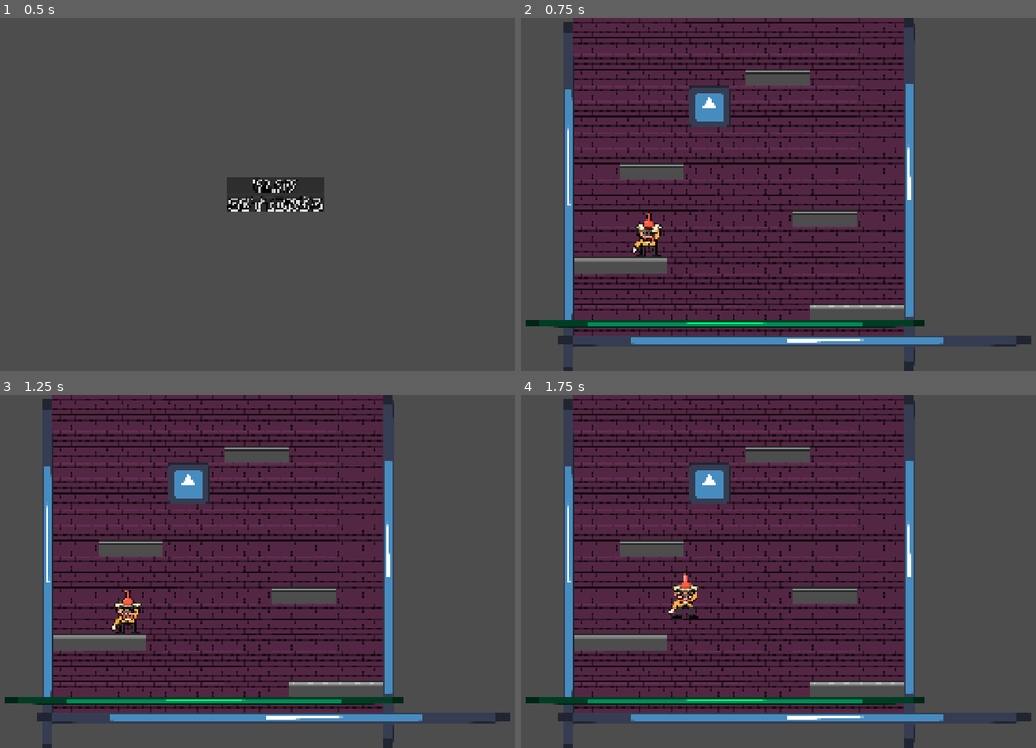
Above: before the commit, frames 1-4 (two rows, left to right).
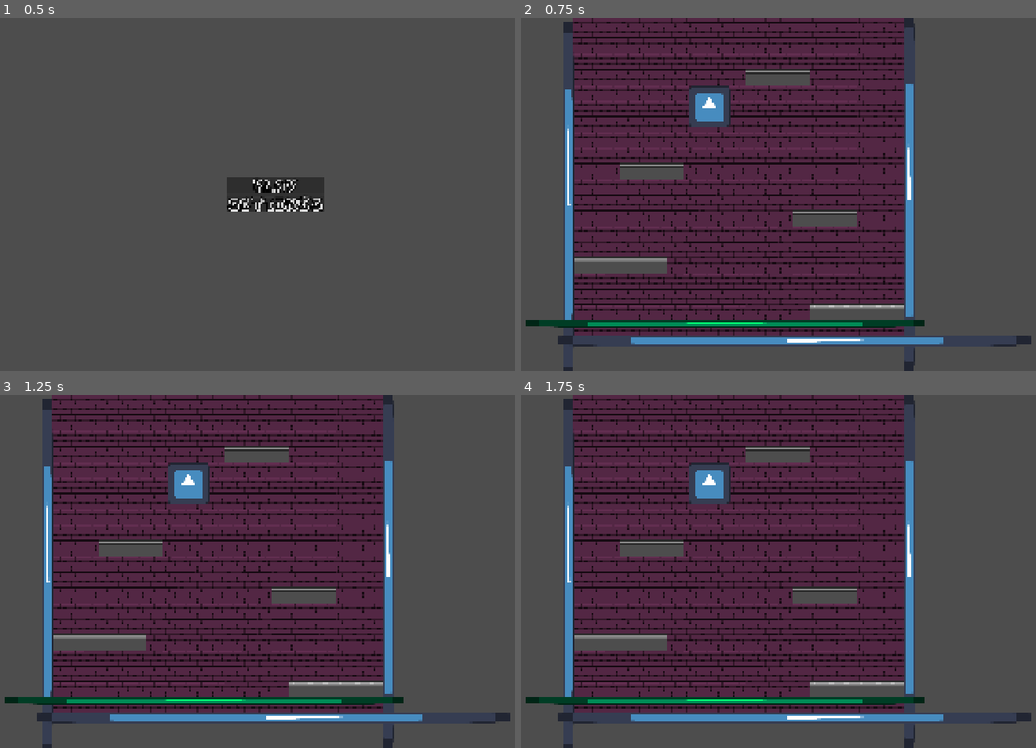
Above: after the commit, the same moments.

Repository: mokoszerosy/giera-dzamik-v4
Game: Godot game, scene res://scenes/main_menu.tscn
The game is run twice, just before and just after one commit, with the same random seed, the same clock (stepped at 60 frames per second) and the same inputs. The engine's default icon, where the game draws it, is replaced by a stand-in: a white triangle on a blue panel in a dark square.
Inputs:
- Up to frame 1 (0.5 s): no input
- Up to frame 2 (0.75 s): click "Play" at 0.5 s
- Up to frame 3 (1.25 s): no input
- Up to frame 4 (1.75 s): tap Enter at 1.25 s; hold Right (move_right) from 1.28 s (still down); tap Space (jump) at 1.52 s

Frame 1 is identical in both runs. In frame 2, 0.4% of the frame differs, in the area x 21-28%, y 54-68%; in frame 3, 0.4%; in frame 4, 0.4%.

Commit message:
animacja biegania

Diff:
--- a/gieranadzamik4/scenes/player.tscn
+++ b/gieranadzamik4/scenes/player.tscn
@@ -1,30 +1,42 @@
 [gd_scene format=3 uid="uid://s31bky5a7fdn"]
 
 [ext_resource type="Script" uid="uid://ddc4isdta31wu" path="res://scripts/player.gd" id="1_3vyb7"]
-[ext_resource type="Texture2D" uid="uid://qt73w5up3730" path="res://assets/sprites/player/idleplayeranimation/idlekelner0000.png" id="2_ke2ow"]
-[ext_resource type="Texture2D" uid="uid://dgo711d34nnip" path="res://assets/sprites/player/idleplayeranimation/idlekelner0001.png" id="3_ujl30"]
-[ext_resource type="Texture2D" uid="uid://3hvsw4katopa" path="res://assets/sprites/player/idleplayeranimation/idlekelner0002.png" id="4_31cv2"]
-[ext_resource type="Texture2D" uid="uid://cp2by61xl4i0o" path="res://assets/sprites/player/idleplayeranimation/idlekelner0003.png" id="5_pf23h"]
-[ext_resource type="Texture2D" uid="uid://21ghwf0je8d7" path="res://assets/sprites/player/idleplayeranimation/idlekelner0004.png" id="6_dt7fs"]
-[ext_resource type="Texture2D" uid="uid://flefbgy6bo8r" path="res://assets/sprites/player/idleplayeranimation/idlekelner0005.png" id="7_wqfne"]
-[ext_resource type="Texture2D" uid="uid://gf0t0n663jku" path="res://assets/sprites/player/idleplayeranimation/idlekelner0006.png" id="8_wnwbv"]
-[ext_resource type="Texture2D" uid="uid://cla2samad1q2o" path="res://assets/sprites/player/idleplayeranimation/idlekelner0007.png" id="9_gl8cc"]
-[ext_resource type="Texture2D" uid="uid://dq3kcxsr2q28y" path="res://assets/sprites/player/idleplayeranimation/idlekelner0008.png" id="10_487ah"]
-[ext_resource type="Texture2D" uid="uid://d241aqrrk5sv4" path="res://assets/sprites/player/idleplayeranimation/idlekelner0009.png" id="11_md1ol"]
-[ext_resource type="Texture2D" uid="uid://dxis0rayxpfvr" path="res://assets/sprites/player/idleplayeranimation/idlekelner0010.png" id="12_bj30b"]
-[ext_resource type="Texture2D" uid="uid://y53psgrrald1" path="res://assets/sprites/player/idleplayeranimation/idlekelner0011.png" id="13_jc3p3"]
-[ext_resource type="Texture2D" uid="uid://gwope3e0be6t" path="res://assets/sprites/player/idleplayeranimation/idlekelner0012.png" id="14_hax0n"]
-[ext_resource type="Texture2D" uid="uid://d2ejpm5yghawi" path="res://assets/sprites/player/idleplayeranimation/idlekelner0013.png" id="15_t4otl"]
-[ext_resource type="Texture2D" uid="uid://di7p8hf0iolra" path="res://assets/sprites/player/idleplayeranimation/idlekelner0014.png" id="16_j2b1d"]
-[ext_resource type="Texture2D" uid="uid://x4ty6p556db0" path="res://assets/sprites/player/idleplayeranimation/idlekelner0015.png" id="17_cs1tg"]
-[ext_resource type="Texture2D" uid="uid://c1oi84tibfybe" path="res://assets/sprites/player/idleplayeranimation/idlekelner0016.png" id="18_2dvfe"]
-[ext_resource type="Texture2D" uid="uid://ctnpornboftdm" path="res://assets/sprites/player/idleplayeranimation/idlekelner0017.png" id="19_giy8y"]
-[ext_resource type="Texture2D" uid="uid://d3roj8onhwcw7" path="res://assets/sprites/player/idleplayeranimation/idlekelner0018.png" id="20_fdfoy"]
-[ext_resource type="Texture2D" uid="uid://mcwttv3rdsqr" path="res://assets/sprites/player/idleplayeranimation/idlekelner0019.png" id="21_hhpqf"]
-[ext_resource type="Texture2D" uid="uid://kct34uigk5xg" path="res://assets/sprites/player/idleplayeranimation/idlekelner0020.png" id="22_g5jhy"]
-[ext_resource type="Texture2D" uid="uid://os48y2yaqei3" path="res://assets/sprites/player/idleplayeranimation/idlekelner0021.png" id="23_holxr"]
-[ext_resource type="Texture2D" uid="uid://bxp8swv4jbcvq" path="res://assets/sprites/player/idleplayeranimation/idlekelner0022.png" id="24_mx1m4"]
-[ext_resource type="Texture2D" uid="uid://h2cmlfa1l158" path="res://assets/sprites/player/idleplayeranimation/idlekelner0023.png" id="25_4gjji"]
+[ext_resource type="Texture2D" uid="uid://bg3m1u5gjyhqp" path="res://assets/sprites/player/playeranimations/idleplayernew/idlekelner0000.png" id="2_ke2ow"]
+[ext_resource type="Texture2D" uid="uid://b5mcp7wig1v1b" path="res://assets/sprites/player/playeranimations/idleplayernew/idlekelner0001.png" id="3_ujl30"]
+[ext_resource type="Texture2D" uid="uid://dopfqk8vvwe5d" path="res://assets/sprites/player/playeranimations/idleplayernew/idlekelner0002.png" id="4_31cv2"]
+[ext_resource type="Texture2D" uid="uid://crekumq7fhutk" path="res://assets/sprites/player/playeranimations/idleplayernew/idlekelner0003.png" id="5_pf23h"]
+[ext_resource type="Texture2D" uid="uid://bo1ru1fqpyv2c" path="res://assets/sprites/player/playeranimations/idleplayernew/idlekelner0004.png" id="6_dt7fs"]
+[ext_resource type="Texture2D" uid="uid://cni1nhoako5cq" path="res://assets/sprites/player/playeranimations/idleplayernew/idlekelner0005.png" id="7_wqfne"]
+[ext_resource type="Texture2D" uid="uid://dpfqhixcl53ra" path="res://assets/sprites/player/playeranimations/idleplayernew/idlekelner0006.png" id="8_wnwbv"]
+[ext_resource type="Texture2D" uid="uid://kyf542bu5jpn" path="res://assets/sprites/player/playeranimations/idleplayernew/idlekelner0007.png" id="9_gl8cc"]
+[ext_resource type="Texture2D" uid="uid://brqlmvba8j6m5" path="res://assets/sprites/player/playeranimations/idleplayernew/idlekelner0008.png" id="10_487ah"]
+[ext_resource type="Texture2D" uid="uid://dwo1lj072f5m5" path="res://assets/sprites/player/playeranimations/idleplayernew/idlekelner0009.png" id="11_md1ol"]
+[ext_resource type="Texture2D" uid="uid://fwutqeitn6v3" path="res://assets/sprites/player/playeranimations/idleplayernew/idlekelner0010.png" id="12_bj30b"]
+[ext_resource type="Texture2D" uid="uid://71gcn7l238bb" path="res://assets/sprites/player/playeranimations/idleplayernew/idlekelner0011.png" id="13_jc3p3"]
+[ext_resource type="Texture2D" uid="uid://buqpgo32tfwtm" path="res://assets/sprites/player/playeranimations/idleplayernew/idlekelner0012.png" id="14_hax0n"]
+[ext_resource type="Texture2D" uid="uid://6apm1ekqgn1" path="res://assets/sprites/player/playeranimations/idleplayernew/idlekelner0013.png" id="15_t4otl"]
+[ext_resource type="Texture2D" uid="uid://c1k2ig6p5ow2f" path="res://assets/sprites/player/playeranimations/idleplayernew/idlekelner0014.png" id="16_j2b1d"]
+[ext_resource type="Texture2D" uid="uid://cn4nv4m062f7r" path="res://assets/sprites/player/playeranimations/idleplayernew/idlekelner0015.png" id="17_cs1tg"]
+[ext_resource type="Texture2D" uid="uid://bal1cstjycxh7" path="res://assets/sprites/player/playeranimations/idleplayernew/idlekelner0016.png" id="18_2dvfe"]
+[ext_resource type="Texture2D" uid="uid://8arlak7bnwbp" path="res://assets/sprites/player/playeranimations/idleplayernew/idlekelner0017.png" id="19_giy8y"]
+[ext_resource type="Texture2D" uid="uid://d218fo5e0kq7y" path="res://assets/sprites/player/playeranimations/idleplayernew/idlekelner0018.png" id="20_fdfoy"]
+[ext_resource type="Texture2D" uid="uid://doerbex12hmd0" path="res://assets/sprites/player/playeranimations/idleplayernew/idlekelner0019.png" id="21_hhpqf"]
+[ext_resource type="Texture2D" uid="uid://dpnglc1n54mje" path="res://assets/sprites/player/playeranimations/idleplayernew/idlekelner0020.png" id="22_g5jhy"]
+[ext_resource type="Texture2D" uid="uid://cwtid6w12g6fe" path="res://assets/sprites/player/playeranimations/idleplayernew/idlekelner0021.png" id="23_holxr"]
+[ext_resource type="Texture2D" uid="uid://cddpa0hs83gem" path="res://assets/sprites/player/playeranimations/idleplayernew/idlekelner0022.png" id="24_mx1m4"]
+[ext_resource type="Texture2D" uid="uid://d1bou4h0drgb2" path="res://assets/sprites/player/playeranimations/idleplayernew/idlekelner0023.png" id="25_4gjji"]
+[ext_resource type="Texture2D" uid="uid://dxjlfwwx0pkcg" path="res://assets/sprites/player/playeranimations/runningplayer/runninganimation0000.png" id="26_hax0n"]
+[ext_resource type="Texture2D" uid="uid://deb7quus72t64" path="res://assets/sprites/player/playeranimations/runningplayer/runninganimation0001.png" id="27_t4otl"]
+[ext_resource type="Texture2D" uid="uid://dfse0x8neilto" path="res://assets/sprites/player/playeranimations/runningplayer/runninganimation0002.png" id="28_j2b1d"]
+[ext_resource type="Texture2D" uid="uid://8tnpb1x6p323" path="res://assets/sprites/player/playeranimations/runningplayer/runninganimation0003.png" id="29_cs1tg"]
+[ext_resource type="Texture2D" uid="uid://1dqhjtvlhtuj" path="res://assets/sprites/player/playeranimations/runningplayer/runninganimation0004.png" id="30_2dvfe"]
+[ext_resource type="Texture2D" uid="uid://cy8kyw80hv1r5" path="res://assets/sprites/player/playeranimations/runningplayer/runninganimation0005.png" id="31_giy8y"]
+[ext_resource type="Texture2D" uid="uid://dj2la26xjpc4t" path="res://assets/sprites/player/playeranimations/runningplayer/runninganimation0006.png" id="32_fdfoy"]
+[ext_resource type="Texture2D" uid="uid://d1jjroi2pa3y3" path="res://assets/sprites/player/playeranimations/runningplayer/runninganimation0007.png" id="33_hhpqf"]
+[ext_resource type="Texture2D" uid="uid://da45nqx551m7o" path="res://assets/sprites/player/playeranimations/runningplayer/runninganimation0008.png" id="34_g5jhy"]
+[ext_resource type="Texture2D" uid="uid://bl80c3r6aug8j" path="res://assets/sprites/player/playeranimations/runningplayer/runninganimation0009.png" id="35_holxr"]
+[ext_resource type="Texture2D" uid="uid://ctnpqlblng8lu" path="res://assets/sprites/player/playeranimations/runningplayer/runninganimation0010.png" id="36_mx1m4"]
+[ext_resource type="Texture2D" uid="uid://d1ydeyxta4ggd" path="res://assets/sprites/player/playeranimations/runningplayer/runninganimation0011.png" id="37_4gjji"]
 
 [sub_resource type="SpriteFrames" id="SpriteFrames_g4v7s"]
 animations = [{
@@ -104,6 +116,47 @@
 "loop": 1,
 "name": &"idle",
 "speed": 24.0
+}, {
+"frames": [{
+"duration": 1.0,
+"texture": ExtResource("26_hax0n")
+}, {
+"duration": 1.0,
+"texture": ExtResource("27_t4otl")
+}, {
+"duration": 1.0,
+"texture": ExtResource("28_j2b1d")
+}, {
+"duration": 1.0,
+"texture": ExtResource("29_cs1tg")
+}, {
+"duration": 1.0,
+"texture": ExtResource("30_2dvfe")
+}, {
+"duration": 1.0,
+"texture": ExtResource("31_giy8y")
+}, {
+"duration": 1.0,
+"texture": ExtResource("32_fdfoy")
+}, {
+"duration": 1.0,
+"texture": ExtResource("33_hhpqf")
+}, {
+"duration": 1.0,
+"texture": ExtResource("34_g5jhy")
+}, {
+"duration": 1.0,
+"texture": ExtResource("35_holxr")
+}, {
+"duration": 1.0,
+"texture": ExtResource("36_mx1m4")
+}, {
+"duration": 1.0,
+"texture": ExtResource("37_4gjji")
+}],
+"loop": 1,
+"name": &"run_left",
+"speed": 24.0
 }]
 
 [sub_resource type="RectangleShape2D" id="RectangleShape2D_gqjdf"]
@@ -115,7 +168,7 @@
 
 [node name="AnimSprite" type="AnimatedSprite2D" parent="." unique_id=1674274962]
 sprite_frames = SubResource("SpriteFrames_g4v7s")
-animation = &"idle"
+animation = &"run_left"
 autoplay = "idle"
 
 [node name="CollisionShape2D" type="CollisionShape2D" parent="." unique_id=1267157351]
Binary file removed: gieranadzamik4/assets/sprites/player/idleplayeranimation/idlekelner0000.png
Not shown, removed: gieranadzamik4/assets/sprites/player/idleplayeranimation/idlekelner0000.png.import
Binary file removed: gieranadzamik4/assets/sprites/player/idleplayeranimation/idlekelner0001.png
Not shown, removed: gieranadzamik4/assets/sprites/player/idleplayeranimation/idlekelner0001.png.import
Binary file removed: gieranadzamik4/assets/sprites/player/idleplayeranimation/idlekelner0002.png
Not shown, removed: gieranadzamik4/assets/sprites/player/idleplayeranimation/idlekelner0002.png.import
Binary file removed: gieranadzamik4/assets/sprites/player/idleplayeranimation/idlekelner0003.png
Not shown, removed: gieranadzamik4/assets/sprites/player/idleplayeranimation/idlekelner0003.png.import
Binary file removed: gieranadzamik4/assets/sprites/player/idleplayeranimation/idlekelner0004.png
Not shown, removed: gieranadzamik4/assets/sprites/player/idleplayeranimation/idlekelner0004.png.import
Binary file removed: gieranadzamik4/assets/sprites/player/idleplayeranimation/idlekelner0005.png
Not shown, removed: gieranadzamik4/assets/sprites/player/idleplayeranimation/idlekelner0005.png.import
(and 36 more such lines)
